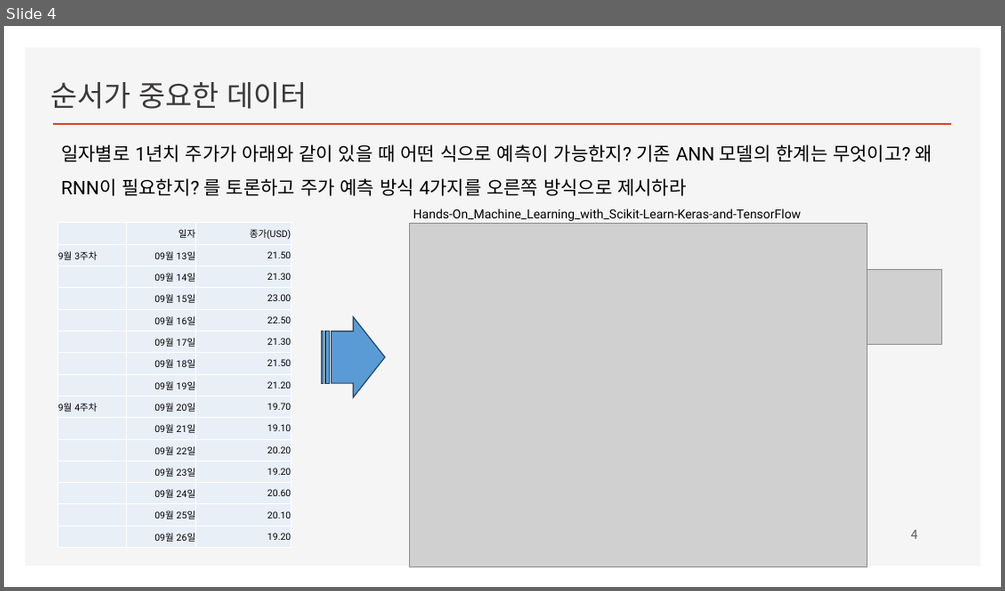
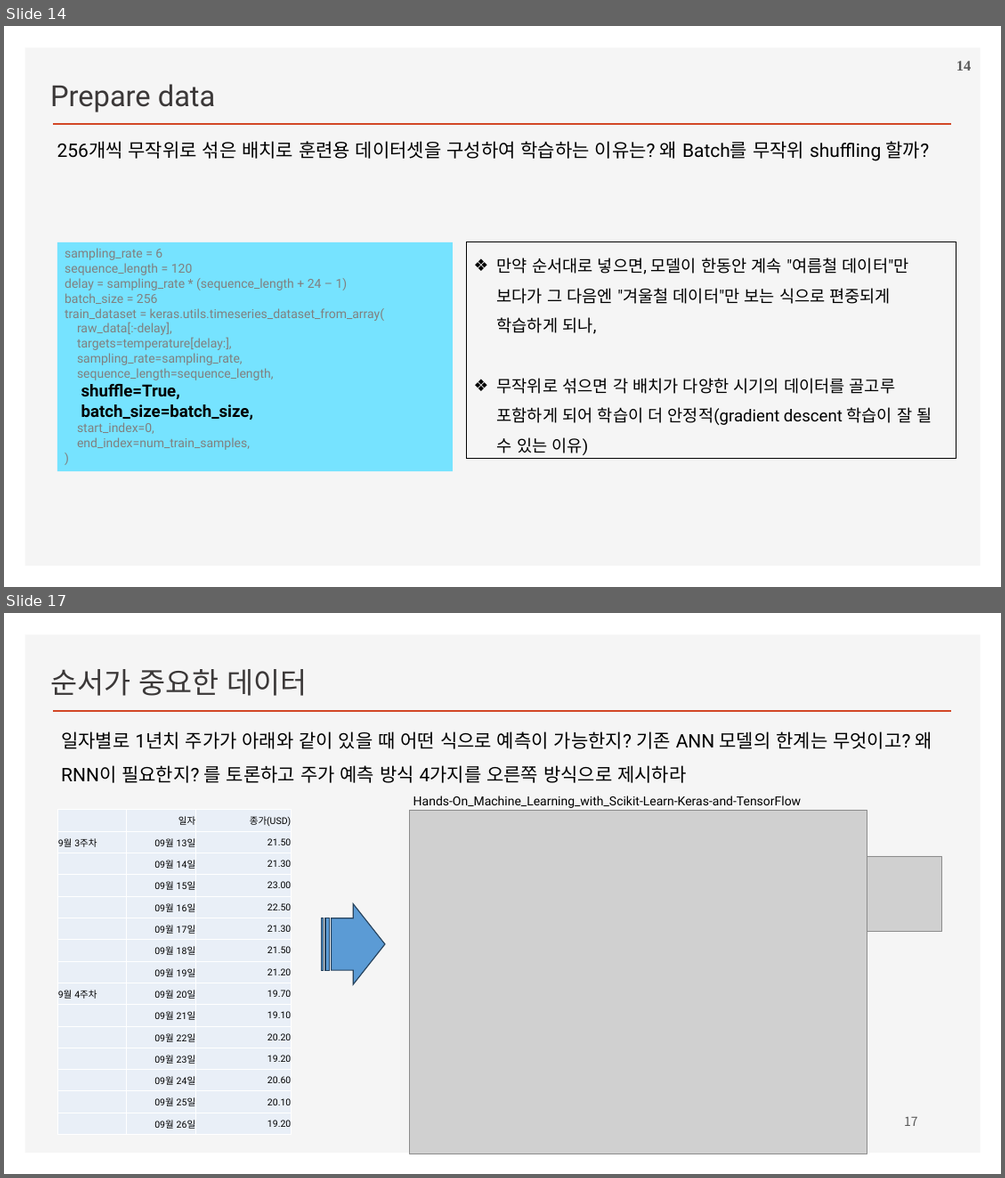
Before and after one commit to ancestor9/2026_Fall_Deep-Learning-with-Python, a slide deck: Chapter 13 Timeseries forecasting.pptx. Shown one above the other, each under a label of ours: slide 4 before the commit, slides 14 and 17 after it; the slides between them are not shown. The pictures are 1005x591 and 1005x1178 pixels, drawn with LibreOffice and Linux fonts; fonts in the diff are those of the drawing; grey boxes stand for pictures; background and template pictures are left out. Boxes give left, top, right and bottom in pixels: in the first picture for what was removed or moved away, otherwise in the second. Text is boxed around its words. In the diff, an @@ line names an element or a change of style, - is before the commit and + after.

```diff
--- a/Chapter 13 Timeseries forecasting.pptx
+++ b/Chapter 13 Timeseries forecasting.pptx
@@ slide 14 added at [4,26,1001,587], background #FFFFFF; not listed: 2 template elements that a slide beside it also shows @@
@@ page number added at [956,61,971,70], 14 pt, text #595959, bold @@
+14
@@ text added at [50,84,216,112], 28 pt, text #3B3838 @@
+Prepare data
@@ text added at [57,141,930,161], 18 pt, text #000000 @@
+256개씩 무작위로 섞은 배치로 훈련용 데이터셋을 구성하여 학습하는 이유는? 왜 Batch를 무작위 shuffling 할까?
@@ rectangle added at [57,242,453,471], fill #76E3FF, 12 pt, text #808080 @@
+sampling_rate = 6
+sequence_length = 120
+delay = sampling_rate * (sequence_length + 24 – 1)
+batch_size = 256
+train_dataset = keras.utils.timeseries_dataset_from_array(
+raw_data[:-delay],
+targets=temperature[delay:],
+sampling_rate=sampling_rate,
+sequence_length=sequence_length,
+shuffle=True,
+batch_size=batch_size,
+start_index=0,
+end_index=num_train_samples,
+)
@@ rectangle added at [466,242,956,459], outline #000000 0.75 pt, 16 pt, text #000000 @@
+❖ 만약 순서대로 넣으면, 모델이 한동안 계속 "여름철 데이터"만 보다가 그 다음엔 "겨울철 데이터"만 보는 식으로 편중되게 학습하게 되나,
+❖ 무작위로 섞으면 각 배치가 다양한 시기의 데이터를 골고루 포함하게 되어 학습이 더 안정적(gradient descent 학습이 잘 될 수 있는 이유)
@@ what was slide 4 is now slide 17 @@
@@ page number at [904,1117,918,1126]: text changed @@
-4
+17
```
Also in this commit, not shown: 3 slides changed, 11 other slides added.
